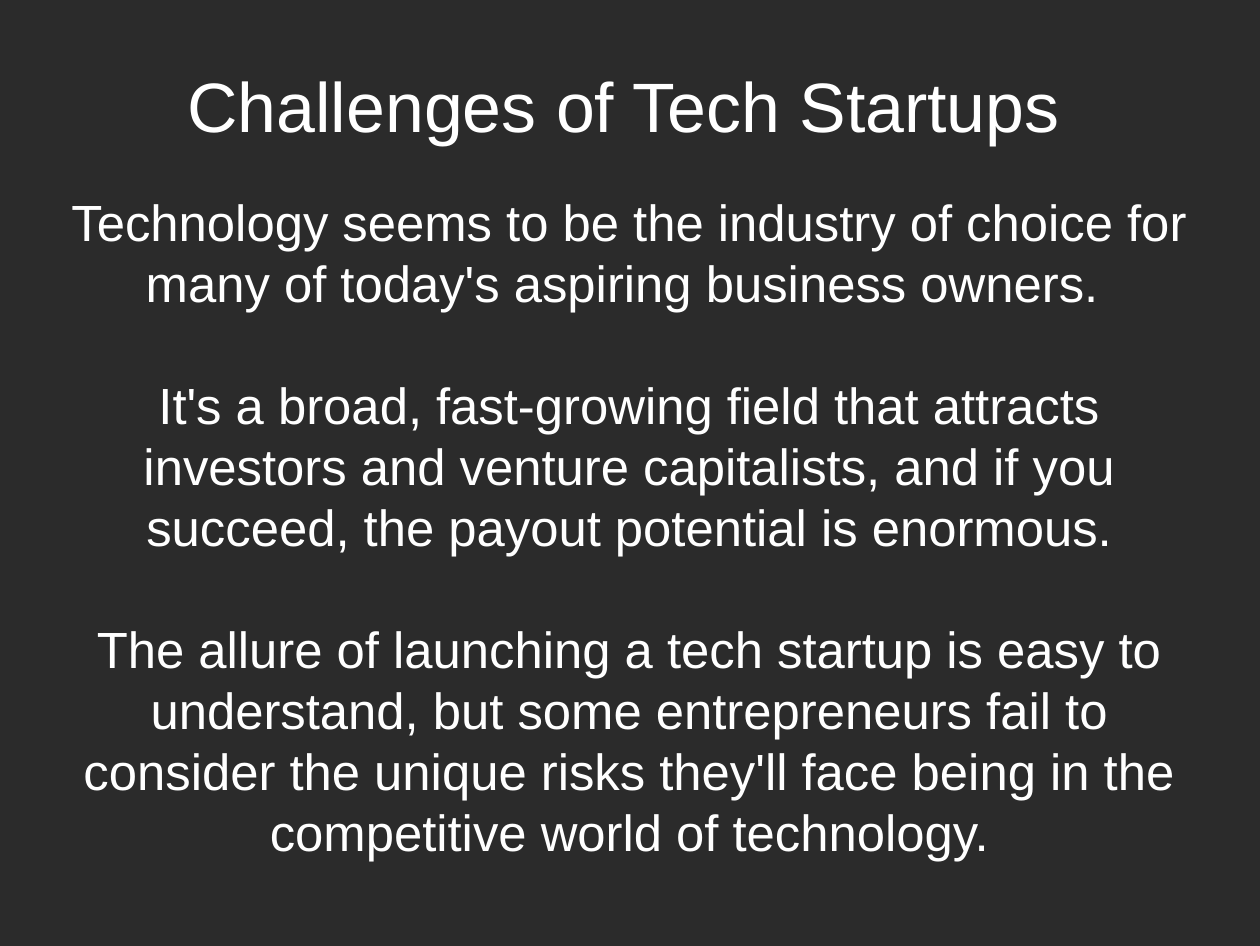
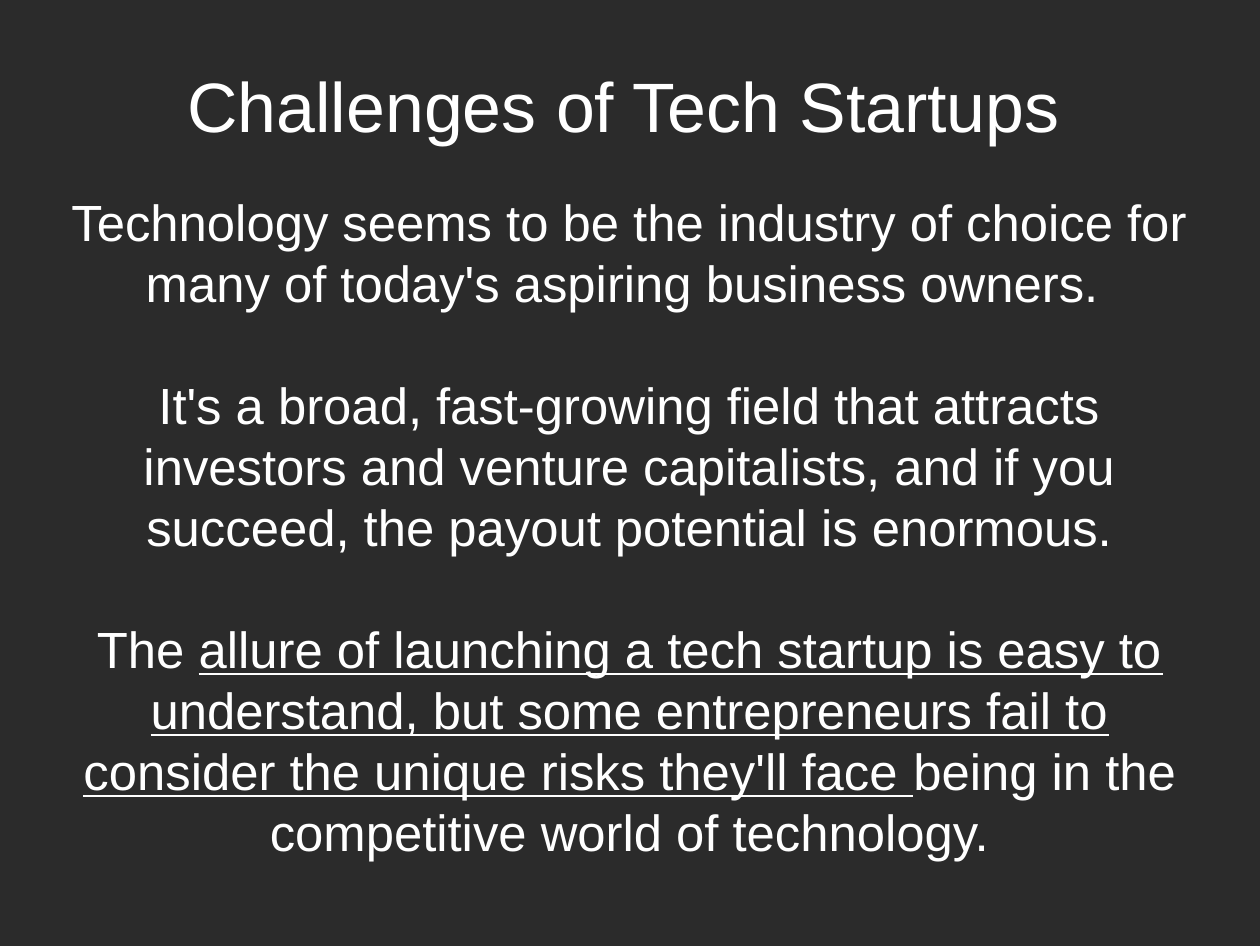
Before and after one commit to gitalry/Yusudd, a slide deck: slide 2 of about startups.odp. Drawn at 1260x946 pixels with LibreOffice and Linux fonts; fonts in the diff are those of the drawing; background and template pictures are left out; a plain dark background stands for a picture behind light text. Boxes give left, top, right and bottom in pixels: in the first picture for what was removed or moved away, otherwise in the second. Text is boxed around its words. In the diff, an @@ line names an element or a change of style, - is before the commit and + after.

```diff
--- a/about startups.odp
+++ b/about startups.odp
@@ subtitle at (83, 631, 1176, 861): underline on in "allure of launching a tech startup is ..." @@
```
Also in this commit, not shown: 1 other slide changed, 6 slides added, 1 slide removed, 1 other file.
